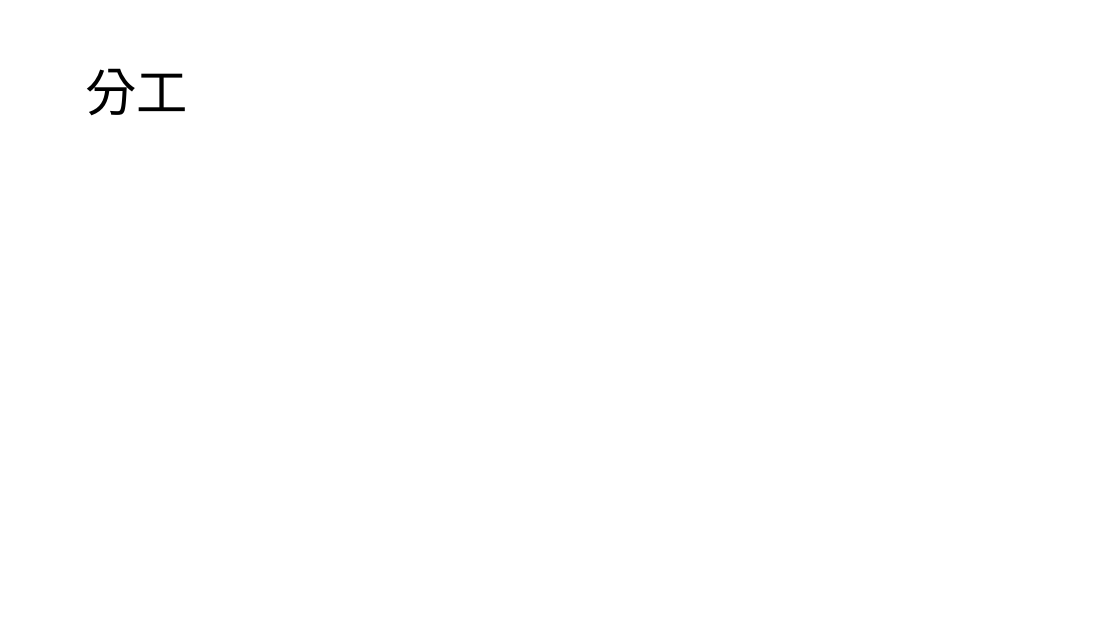
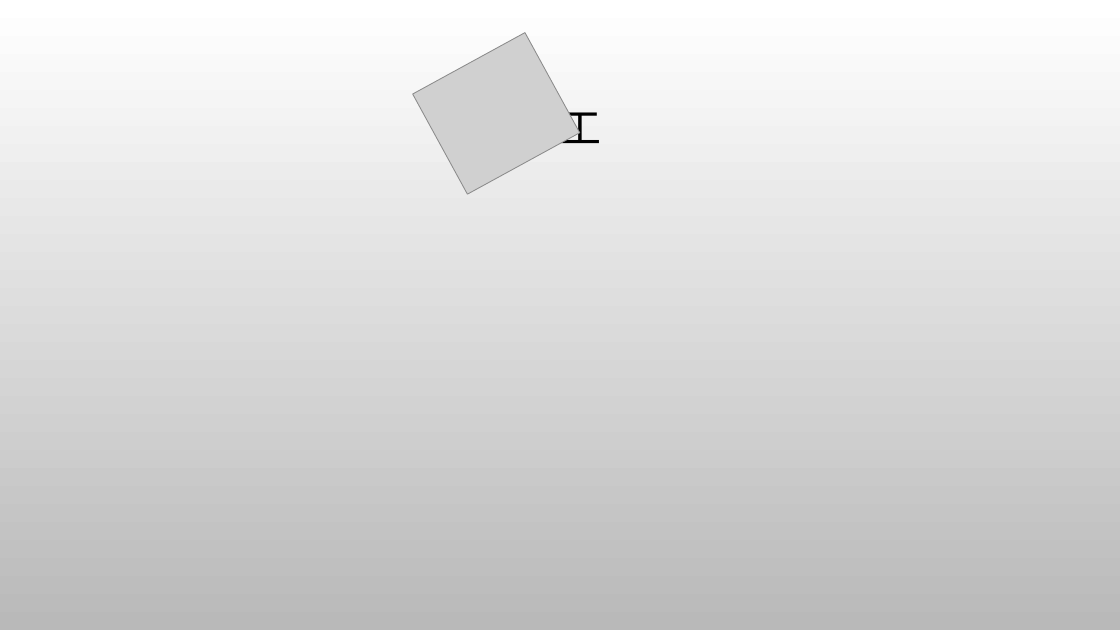
Before and after one commit to bbblu/courtesy-umbrella-docs, a slide deck: slide 10 of 初審簡報.pptx (slide 9 before the commit). Drawn at 1120x630 pixels with LibreOffice and Linux fonts; fonts in the diff are those of the drawing; grey boxes stand for pictures; background and template pictures are left out. Boxes give left, top, right and bottom in pixels: in the first picture for what was removed or moved away, otherwise in the second. Text is boxed around its words. In the diff, an @@ line names an element or a change of style, - is before the commit and + after.

```diff
--- a/初審簡報.pptx
+++ b/初審簡報.pptx
@@ background #FFFFFF to picture (left out) @@
@@ title "分工" moved from (x1=85, y1=68, x2=188, y2=116) to (x1=518, y1=101, x2=602, y2=154) @@
@@ title "分工" at (x1=518, y1=101, x2=602, y2=154): size 44 to 36 pt, font Calibri to Noto Sans CJK TC; alignment left to centre @@
@@ picture added at (x1=413, y1=33, x2=580, y2=194) @@
```
Also in this commit, not shown: 7 other slides changed, 3 slides added, 1 slide removed.
